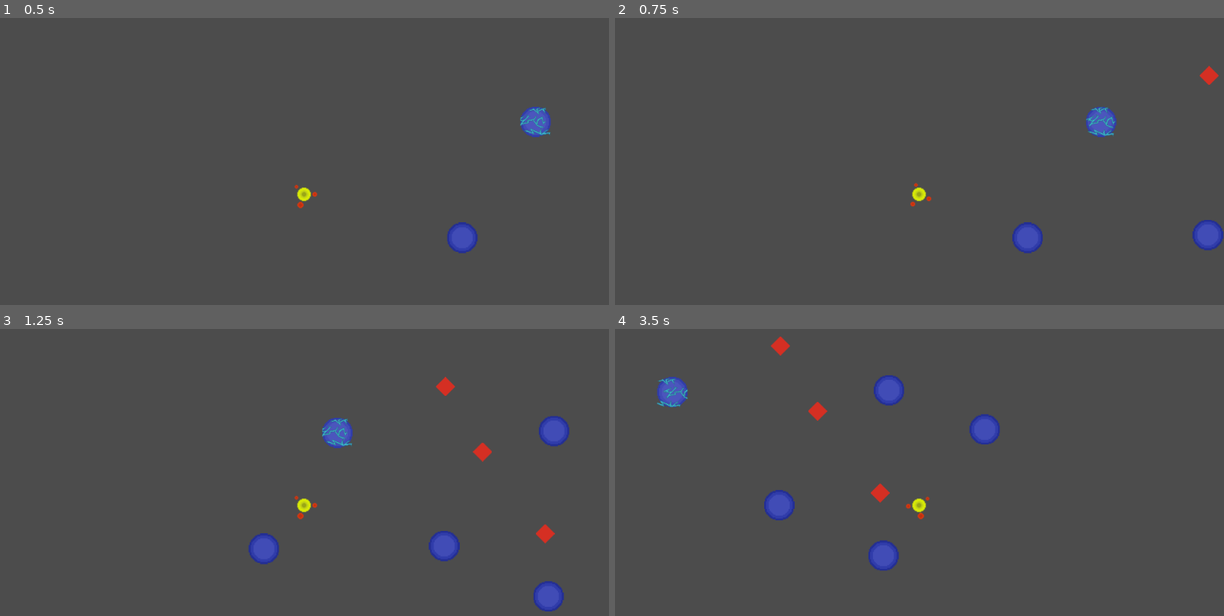
Above: before the commit, frames 1-4 (two rows, left to right).
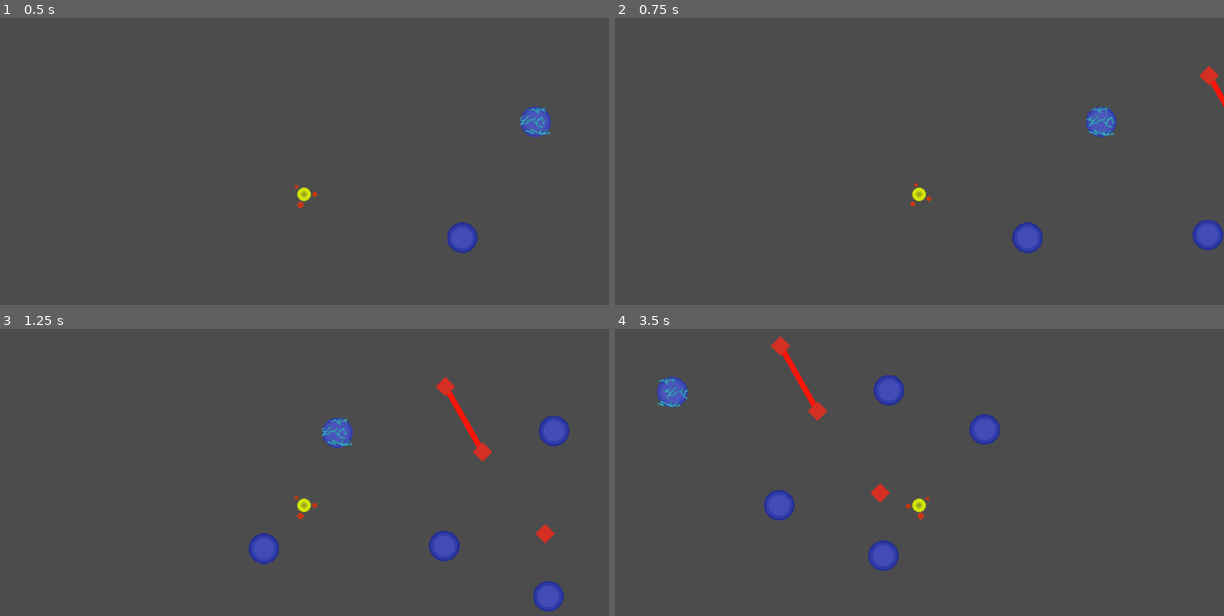
Above: after the commit, the same moments.

Repository: agusmao/connection
Game: Godot game, scene res://Levels/Level1.tscn
Same seed, same stepped clock (60 frames per second), same inputs: the game is played once before the commit and once after it.
Inputs:
- Up to frame 1 (0.5 s): no input
- Up to frame 2 (0.75 s): tap Enter at 0.5 s; hold Right (ui_right) from 0.53 s (still down)
- Up to frame 3 (1.25 s): keep holding Right (ui_right)
- Up to frame 4 (3.5 s): release Right (ui_right) at 1.28 s; hold Down (ui_down) 1.28-2.03 s; hold Right (ui_right) 2.03-2.78 s; hold Up (ui_up) from 2.78 s (still down)

Frame 1 is identical in both runs. In frame 2, less than 0.1% of the frame differs, in the area x 97-100%, y 21-31%; in frame 3, 0.2%; in frame 4, 0.2%, in the area x 27-33%, y 7-28%.

Commit message:
if the connection pass through one blocker connection, it blocks

Diff:
--- /dev/null
+++ b/Items/Blocker.gd
@@ -0,0 +1,4 @@
+extends KinematicBody2D
+
+export (int) var id
+export (int) var connected_to
--- a/Items/Blocker.tscn
+++ b/Items/Blocker.tscn
@@ -1,6 +1,7 @@
-[gd_scene load_steps=3 format=2]
+[gd_scene load_steps=4 format=2]
 
 [ext_resource path="res://assets/images/RedNode.png" type="Texture" id=1]
+[ext_resource path="res://Items/Blocker.gd" type="Script" id=2]
 
 [sub_resource type="RectangleShape2D" id=1]
 
@@ -8,6 +9,7 @@
 collision_layer = 4
 collision_mask = 4
 motion/sync_to_physics = true
+script = ExtResource( 2 )
 
 [node name="RedNode" type="Sprite" parent="."]
 texture = ExtResource( 1 )
--- a/Levels/Level1.tscn
+++ b/Levels/Level1.tscn
@@ -30,9 +30,13 @@
 
 [node name="Blocker" parent="Blockers" index="0" instance=ExtResource( 5 )]
 position = Vector2( 570.322, -202.638 )
+id = 1
+connected_to = 2
 
 [node name="Blocker2" parent="Blockers" index="1" instance=ExtResource( 5 )]
 position = Vector2( 632.792, -92.4935 )
+id = 2
 
 [node name="Blocker3" parent="Blockers" index="2" instance=ExtResource( 5 )]
 position = Vector2( 738.005, 45.5985 )
+id = 3
--- a/Levels/LevelTemplate.gd
+++ b/Levels/LevelTemplate.gd
@@ -4,14 +4,21 @@
 
 const ConnectionTypes = preload("res://Globals/ConnectionTypes.gd").ConnectionTypes
 const CONECTION_COLOR = "1f62ff"
+const CONECTION_BLOCKER_COLOR = "fa160a"
 const MAX_DISTANCE = 600
 const WIRE_WIDTH = 4
 
 var connected_nodes = []
 var playerIsConnected = false
+var blockers_connected = []
 
 func _ready():
 	add_to_group("GameController")
+
+	for child1 in $Blockers.get_children():
+		for child2 in $Blockers.get_children():
+			if child2.id == child1.connected_to:
+				blockers_connected.append([child1, child2])
 
 func _process(delta):
 	update()
@@ -50,9 +57,39 @@
 	var obstacle = space.intersect_ray(pos1, pos2, [], 4, true, true)
 
 	if not obstacle:
+		for c in blockers_connected:
+			var b1pos = c[0].position
+			var b2pos = c[1].position
+
+			var res = Geometry.line_intersects_line_2d(b1pos, b2pos - b1pos, pos1, pos2 - pos1)
+			if res and isPosInLine(res, b1pos, b2pos) and isPosInLine(res, pos1, pos2):
+				return true
+
 		return false
 	else:
 		return true
+
+func isPosInLine(pos, from, to):
+	var fromX
+	var toX
+	var fromY
+	var toY
+
+	if from.x < to.x:
+		fromX = from.x
+		toX = to.x
+	else:
+		fromX = to.x
+		toX = from.x
+
+	if from.y < to.y:
+		fromY = from.y
+		toY = to.y
+	else:
+		fromY = to.y
+		toY = from.y
+
+	return pos.x >= fromX and pos.x <= toX and pos.y >= fromY and pos.y <= toY
 
 func addConnection(node, type):
 	# if there is no connection, will only create a conection if the node
@@ -110,14 +147,20 @@
 		var last_connection = connected_nodes[connected_nodes.size() -1]
 		drawConnection($Player.position, last_connection.position)
 
+	for blockPairs in blockers_connected:
+		drawBlockerConnection(blockPairs[0].position, blockPairs[1].position)
+
 
 func drawConnection(pos1, pos2):
 	var distance = pos1.distance_to(pos2)
-
 	var lineWidth = clamp((MAX_DISTANCE/(distance * 2) ) * WIRE_WIDTH, 0.2, WIRE_WIDTH * 4)
-
 	draw_line(pos1, pos2, CONECTION_COLOR, lineWidth)
 
+func drawBlockerConnection(pos1, pos2):
+	var distance = pos1.distance_to(pos2)
+	if distance > 0:
+		var lineWidth = clamp((MAX_DISTANCE/(distance * 2) ) * WIRE_WIDTH, 0.2, WIRE_WIDTH * 4)
+		draw_line(pos1, pos2, CONECTION_BLOCKER_COLOR, lineWidth)
 
 func _on_NextLevelButton_pressed() -> void:
 	# Load the next level
